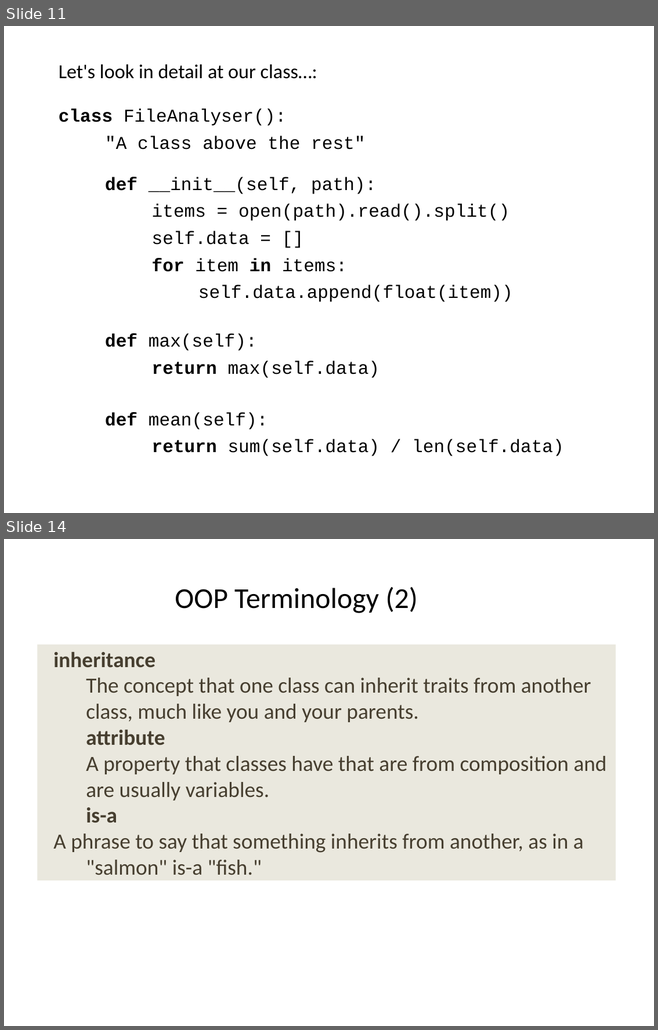
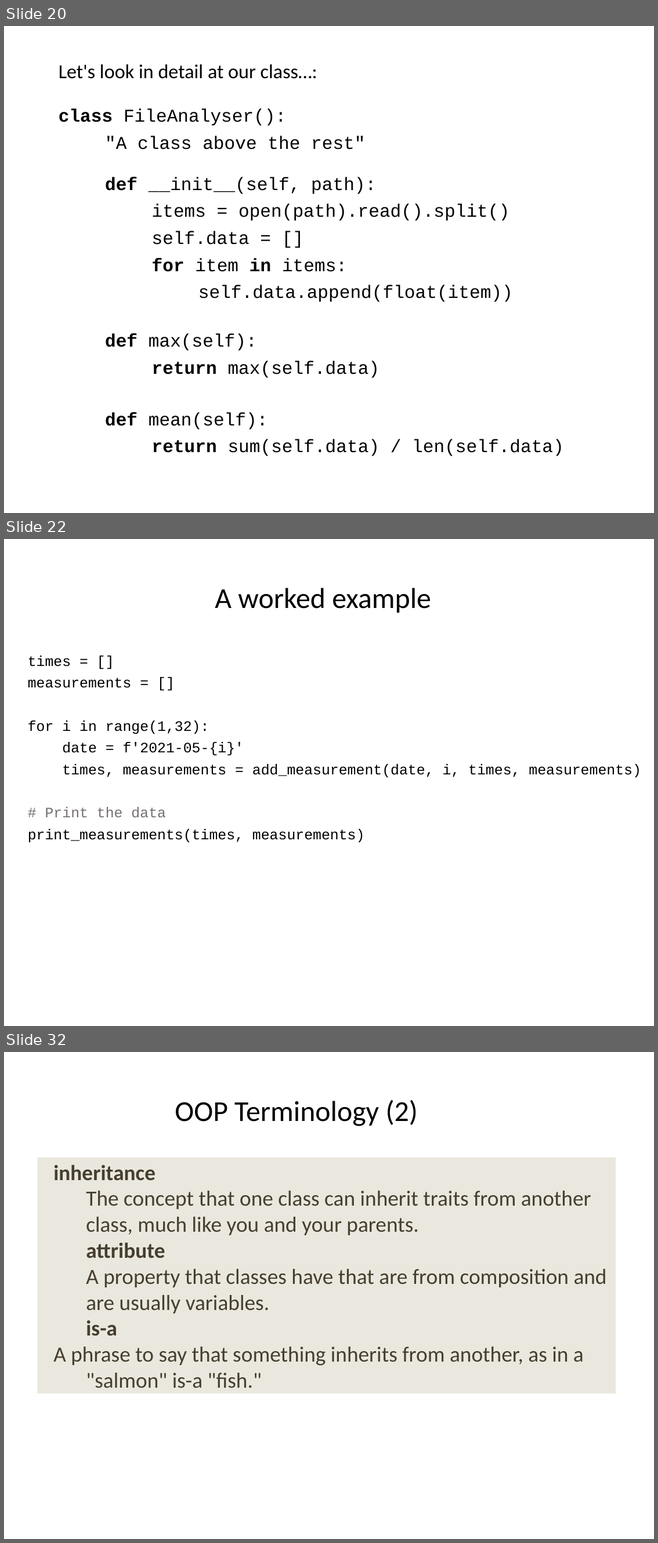
Before and after one commit to ncasuk/ncas-isc, a slide deck: python/presentations/learning_python/22_ceda-oop.pptx. Shown one above the other, each under a label of ours: slides 11 and 14 before the commit, slides 20, 22 and 32 after it; the slides between them are not shown. The pictures are 658x1030 and 658x1543 pixels, drawn with LibreOffice and Linux fonts; fonts in the diff are those of the drawing; background and template pictures are left out. Boxes give left, top, right and bottom in pixels: in the first picture for what was removed or moved away, otherwise in the second. Text is boxed around its words. In the diff, an @@ line names an element or a change of style, - is before the commit and + after.

```diff
--- a/python/presentations/learning_python/22_ceda-oop.pptx
+++ b/python/presentations/learning_python/22_ceda-oop.pptx
@@ slide 22 added at box(4, 539, 654, 1026), background picture (left out) @@
@@ title added at box(215, 588, 431, 613), 32 pt, text #000000 @@
+A worked example
@@ text added at box(28, 656, 520, 842), 16 pt, text #000000 @@
+times = []
+measurements = []
+for i in range(1,32):
+date = f'2021-05-{i}'
+times, measurements = add_measurement(date, i, times, measurements)
+# Print the data
+print_measurements(times, measurements)
@@ what was slide 11 is now slide 20 @@
@@ what was slide 14 is now slide 32 @@
```
Also in this commit, not shown: 5 slides changed, 26 other slides added, 1 other file.
